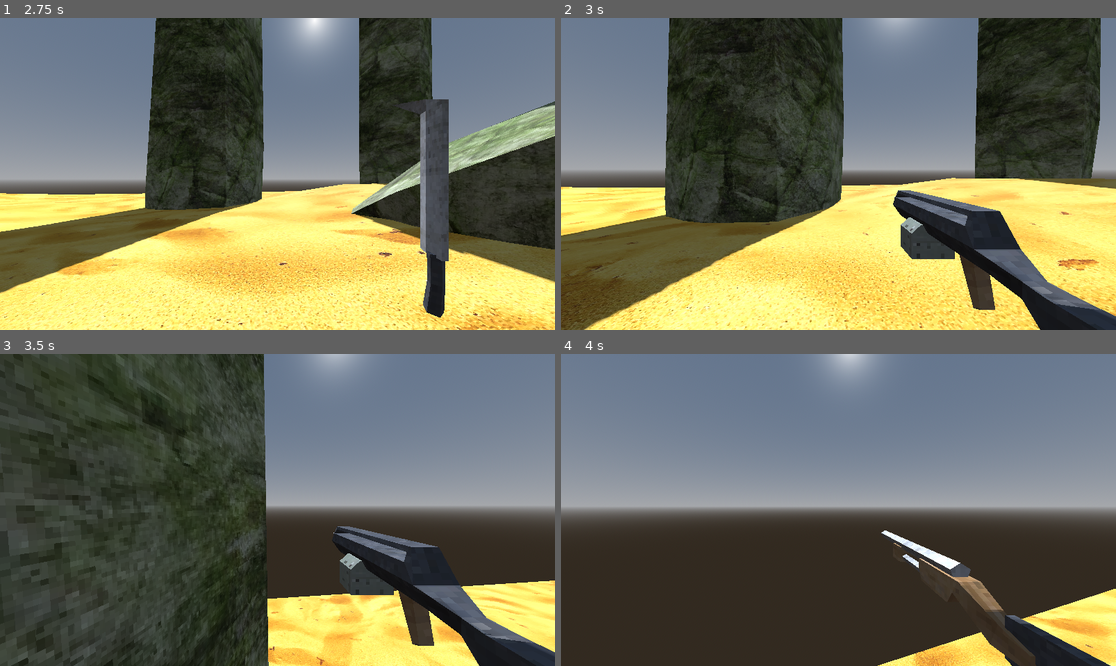
Above: before the commit, frames 1-4 (two rows, left to right).
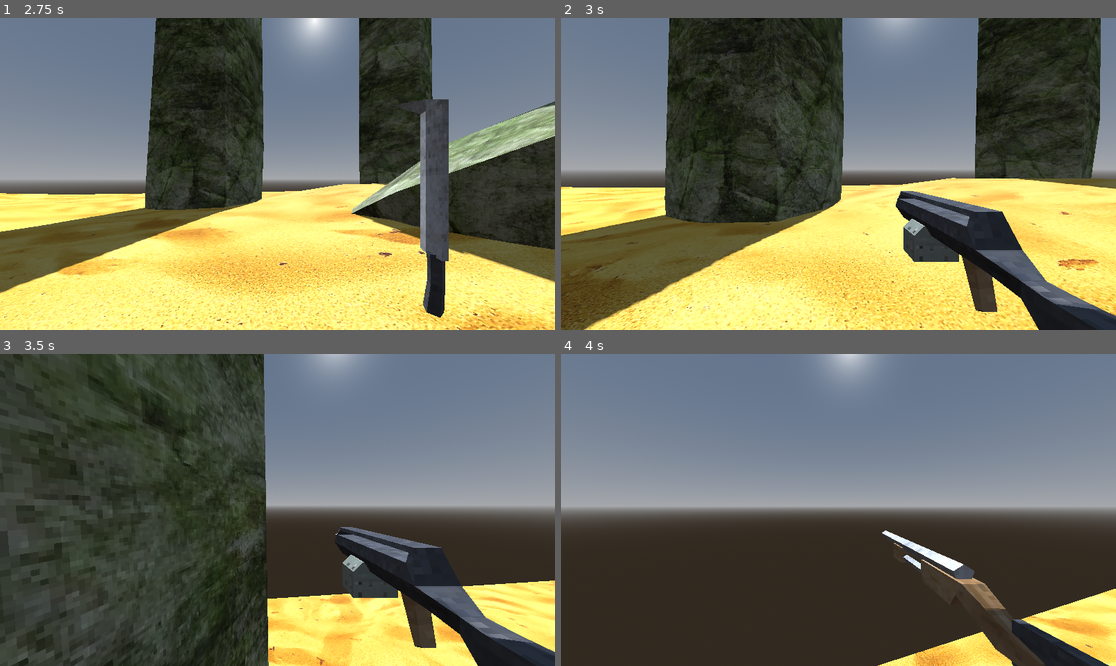
Above: after the commit, the same moments.

Repository: DavidWalshCode/Eldritch-Echoes
Game: Godot game, scene res://levels/level1.tscn
The game is run twice, just before and just after one commit, with the same random seed, the same clock (stepped at 60 frames per second) and the same inputs.
Inputs (mouse positions are in pixels of both pictures, inside the frame that each line leads up to):
- Up to frame 1 (2.75 s): tap Enter at 0.5 s; move the mouse to (305, 174) at 0.52 s; press the mouse at (305, 174) at 0.53 s; hold W (move_forwards) from 0.53 s (still down); tap Space (jump) at 0.77, 1.52 s; move the mouse to (249, 174) at 1.27 s; release the mouse at (249, 174) at 1.28 s; click (249, 174) at 1.35 s; move the mouse to (288, 167) at 2.02 s; press the mouse at (288, 167) at 2.03 s; tap 1 at 2.1 s
- Up to frame 2 (3 s): keep holding W (move_forwards); move the mouse to (832, 180) at 2.77 s; release the mouse at (832, 180) at 2.78 s; tap 2 at 2.85 s
- Up to frame 3 (3.5 s): keep holding W (move_forwards); tap Space (jump) at 3.02 s; click (271, 516) at 3.05 s
- Up to frame 4 (4 s): keep holding W (move_forwards); move the mouse to (877, 513) at 3.52 s; press the mouse at (877, 513) at 3.53 s; tap 3 at 3.6 s; tap Space (jump) at 3.77 s

Frame 1 is identical in both runs. In frame 2, 0.5% of the frame differs, in the area x 59-100%, y 55-100%; in frame 3, 0.5%; in frame 4, 0.5%.

Commit message:
Updating bullet particles

Diff:
--- a/characters/player/player.tscn
+++ b/characters/player/player.tscn
@@ -16,6 +16,33 @@
 
 [sub_resource type="CapsuleMesh" id="CapsuleMesh_oe3gr"]
 
+[sub_resource type="Animation" id="Animation_8nud0"]
+length = 0.001
+tracks/0/type = "value"
+tracks/0/imported = false
+tracks/0/enabled = true
+tracks/0/path = NodePath(".:position")
+tracks/0/interp = 1
+tracks/0/loop_wrap = true
+tracks/0/keys = {
+"times": PackedFloat32Array(0),
+"transitions": PackedFloat32Array(1),
+"update": 0,
+"values": [Vector3(0, 0, 0)]
+}
+tracks/1/type = "value"
+tracks/1/imported = false
+tracks/1/enabled = true
+tracks/1/path = NodePath(".:quaternion")
+tracks/1/interp = 1
+tracks/1/loop_wrap = true
+tracks/1/keys = {
+"times": PackedFloat32Array(0),
+"transitions": PackedFloat32Array(1),
+"update": 0,
+"values": [Quaternion(0, 0, 0, 1)]
+}
+
 [sub_resource type="Animation" id="Animation_iw6rw"]
 resource_name = "attack"
 length = 0.5
@@ -45,7 +72,50 @@
 "values": [Quaternion(0, 0, 0, 1), Quaternion(0.231005, -0.189019, -0.180087, 0.937271), Quaternion(-0.737704, 0.0776184, -0.249268, 0.622603), Quaternion(0, 0, 0, 1)]
 }
 
-[sub_resource type="Animation" id="Animation_8nud0"]
+[sub_resource type="AnimationLibrary" id="AnimationLibrary_1xukp"]
+_data = {
+"RESET": SubResource("Animation_8nud0"),
+"attack": SubResource("Animation_iw6rw")
+}
+
+[sub_resource type="Animation" id="Animation_65xrk"]
+length = 0.001
+tracks/0/type = "value"
+tracks/0/imported = false
+tracks/0/enabled = true
+tracks/0/path = NodePath(".:position")
+tracks/0/interp = 1
+tracks/0/loop_wrap = true
+tracks/0/keys = {
+"times": PackedFloat32Array(0),
+"transitions": PackedFloat32Array(1),
+"update": 0,
+"values": [Vector3(0, 0, 0)]
+}
+
+[sub_resource type="Animation" id="Animation_f5b8e"]
+resource_name = "attack"
+length = 0.1
+tracks/0/type = "value"
+tracks/0/imported = false
+tracks/0/enabled = true
+tracks/0/path = NodePath(".:position")
+tracks/0/interp = 1
+tracks/0/loop_wrap = true
+tracks/0/keys = {
+"times": PackedFloat32Array(0, 0.1),
+"transitions": PackedFloat32Array(1, 1),
+"update": 0,
+"values": [Vector3(0, 0, 0.341138), Vector3(0, 0, 0)]
+}
+
+[sub_resource type="AnimationLibrary" id="AnimationLibrary_n8vdt"]
+_data = {
+"RESET": SubResource("Animation_65xrk"),
+"attack": SubResource("Animation_f5b8e")
+}
+
+[sub_resource type="Animation" id="Animation_06f1h"]
 length = 0.001
 tracks/0/type = "value"
 tracks/0/imported = false
@@ -70,49 +140,6 @@
 "transitions": PackedFloat32Array(1),
 "update": 0,
 "values": [Quaternion(0, 0, 0, 1)]
-}
-
-[sub_resource type="AnimationLibrary" id="AnimationLibrary_1xukp"]
-_data = {
-"RESET": SubResource("Animation_8nud0"),
-"attack": SubResource("Animation_iw6rw")
-}
-
-[sub_resource type="Animation" id="Animation_f5b8e"]
-resource_name = "attack"
-length = 0.1
-tracks/0/type = "value"
-tracks/0/imported = false
-tracks/0/enabled = true
-tracks/0/path = NodePath(".:position")
-tracks/0/interp = 1
-tracks/0/loop_wrap = true
-tracks/0/keys = {
-"times": PackedFloat32Array(0, 0.1),
-"transitions": PackedFloat32Array(1, 1),
-"update": 0,
-"values": [Vector3(0, 0, 0.341138), Vector3(0, 0, 0)]
-}
-
-[sub_resource type="Animation" id="Animation_65xrk"]
-length = 0.001
-tracks/0/type = "value"
-tracks/0/imported = false
-tracks/0/enabled = true
-tracks/0/path = NodePath(".:position")
-tracks/0/interp = 1
-tracks/0/loop_wrap = true
-tracks/0/keys = {
-"times": PackedFloat32Array(0),
-"transitions": PackedFloat32Array(1),
-"update": 0,
-"values": [Vector3(0, 0, 0)]
-}
-
-[sub_resource type="AnimationLibrary" id="AnimationLibrary_n8vdt"]
-_data = {
-"RESET": SubResource("Animation_65xrk"),
-"attack": SubResource("Animation_f5b8e")
 }
 
 [sub_resource type="Animation" id="Animation_2561s"]
@@ -144,39 +171,27 @@
 "values": [Quaternion(0, 0, 0, 1), Quaternion(0, 0, 0, 1), Quaternion(0.640894, 0, 0, 0.76763), Quaternion(0.640894, 0, 0, 0.76763), Quaternion(0.640894, 0, 0, 0.76763), Quaternion(0, 0, 0, 1)]
 }
 
-[sub_resource type="Animation" id="Animation_06f1h"]
-length = 0.001
-tracks/0/type = "value"
-tracks/0/imported = false
-tracks/0/enabled = true
-tracks/0/path = NodePath(".:position")
-tracks/0/interp = 1
-tracks/0/loop_wrap = true
-tracks/0/keys = {
-"times": PackedFloat32Array(0),
-"transitions": PackedFloat32Array(1),
-"update": 0,
-"values": [Vector3(0, 0, 0)]
-}
-tracks/1/type = "value"
-tracks/1/imported = false
-tracks/1/enabled = true
-tracks/1/path = NodePath(".:quaternion")
-tracks/1/interp = 1
-tracks/1/loop_wrap = true
-tracks/1/keys = {
-"times": PackedFloat32Array(0),
-"transitions": PackedFloat32Array(1),
-"update": 0,
-"values": [Quaternion(0, 0, 0, 1)]
-}
-
 [sub_resource type="AnimationLibrary" id="AnimationLibrary_y26wx"]
 _data = {
 "RESET": SubResource("Animation_06f1h"),
 "attack": SubResource("Animation_2561s")
 }
 
+[sub_resource type="Animation" id="Animation_i40ny"]
+length = 0.001
+tracks/0/type = "value"
+tracks/0/imported = false
+tracks/0/enabled = true
+tracks/0/path = NodePath(".:position")
+tracks/0/interp = 1
+tracks/0/loop_wrap = true
+tracks/0/keys = {
+"times": PackedFloat32Array(0),
+"transitions": PackedFloat32Array(1),
+"update": 0,
+"values": [Vector3(0, 0, 0)]
+}
+
 [sub_resource type="Animation" id="Animation_othcl"]
 resource_name = "attack"
 length = 0.3
@@ -191,21 +206,6 @@
 "transitions": PackedFloat32Array(1, 1, 1),
 "update": 0,
 "values": [Vector3(0, 0, 0), Vector3(0, 0, 0.507703), Vector3(0, 0, 0)]
-}
-
-[sub_resource type="Animation" id="Animation_i40ny"]
-length = 0.001
-tracks/0/type = "value"
-tracks/0/imported = false
-tracks/0/enabled = true
-tracks/0/path = NodePath(".:position")
-tracks/0/interp = 1
-tracks/0/loop_wrap = true
-tracks/0/keys = {
-"times": PackedFloat32Array(0),
-"transitions": PackedFloat32Array(1),
-"update": 0,
-"values": [Vector3(0, 0, 0)]
 }
 
 [sub_resource type="AnimationLibrary" id="AnimationLibrary_2c808"]
@@ -257,15 +257,18 @@
 }
 
 [node name="MachineGun" type="Node3D" parent="Camera3D/WeaponManager/Weapons"]
-transform = Transform3D(1, 0, 0, 0, 1, 0, 0, 0, 1, 0, 0, -0.140979)
-visible = false
+transform = Transform3D(1, 0, 0, 0, 1, 0, 0, 0, 1, 0, 0, -0.104714)
 script = ExtResource("4_qyhjh")
 automatic = true
 ammo = 50
 attack_rate = 0.1
 
+[node name="AttackEmitter" parent="Camera3D/WeaponManager/Weapons/MachineGun" instance=ExtResource("7_bs2up")]
+transform = Transform3D(1, 0, 0, 0, 1, 0, 0, 0, 1, 0, 0, 0)
+
+[node name="HitScanAttackEmitter" parent="Camera3D/WeaponManager/Weapons/MachineGun/AttackEmitter" instance=ExtResource("8_de1u1")]
+
 [node name="Graphics" type="Node3D" parent="Camera3D/WeaponManager/Weapons/MachineGun"]
-transform = Transform3D(1, 0, 0, 0, 1, 0, 0, 0, 1, 0, 0, 0)
 
 [node name="AnimationPlayer" type="AnimationPlayer" parent="Camera3D/WeaponManager/Weapons/MachineGun/Graphics"]
 autoplay = "RESET"
@@ -274,17 +277,13 @@
 }
 
 [node name="MachineGun" parent="Camera3D/WeaponManager/Weapons/MachineGun/Graphics" instance=ExtResource("3_te2x3")]
-transform = Transform3D(2.05908, 0, 0, 0, 1.69975, 0, 0, 0, 1.69975, 0.411056, -0.44855, 0.660143)
-
-[node name="AttackEmitter" parent="Camera3D/WeaponManager/Weapons/MachineGun" instance=ExtResource("7_bs2up")]
-
-[node name="HitScanAttackEmitter" parent="Camera3D/WeaponManager/Weapons/MachineGun/AttackEmitter" instance=ExtResource("8_de1u1")]
+transform = Transform3D(2.05908, 0, 0, 0, 1.69975, 0, 0, 0, 1.58144, 0.411056, -0.44855, 0.660143)
 
 [node name="Shotgun" type="Node3D" parent="Camera3D/WeaponManager/Weapons"]
+transform = Transform3D(1, 0, 0, 0, 1, 0, 0, 0, 1, 0, 0, 0.0563715)
 visible = false
 
 [node name="Graphics" type="Node3D" parent="Camera3D/WeaponManager/Weapons/Shotgun"]
-transform = Transform3D(1, 0, 0, 0, 1, 0, 0, 0, 1, 0, 0, 0)
 rotation_edit_mode = 1
 
 [node name="AnimationPlayer" type="AnimationPlayer" parent="Camera3D/WeaponManager/Weapons/Shotgun/Graphics"]
@@ -297,9 +296,9 @@
 transform = Transform3D(1.89929, 0, 0, 0, 1.89929, 0, 0, 0, 1.89929, 0.178635, -0.214415, 0.977303)
 
 [node name="RocketLauncher" type="Node3D" parent="Camera3D/WeaponManager/Weapons"]
+visible = false
 
 [node name="Graphics" type="Node3D" parent="Camera3D/WeaponManager/Weapons/RocketLauncher"]
-transform = Transform3D(1, 0, 0, 0, 1, 0, 0, 0, 1, 0, 0, 0)
 
 [node name="AnimationPlayer" type="AnimationPlayer" parent="Camera3D/WeaponManager/Weapons/RocketLauncher/Graphics"]
 libraries = {
--- a/effects/bullet_hit_effect.tscn
+++ b/effects/bullet_hit_effect.tscn
@@ -7,7 +7,7 @@
 alpha_scissor_threshold = 0.5
 alpha_antialiasing_mode = 0
 shading_mode = 0
-albedo_color = Color(1, 1, 0.478431, 1)
+albedo_color = Color(1, 0.992157, 0.282353, 1)
 albedo_texture = ExtResource("1_pl70d")
 texture_filter = 2
 billboard_mode = 3
@@ -18,7 +18,7 @@
 
 [sub_resource type="ParticleProcessMaterial" id="ParticleProcessMaterial_o1wb5"]
 spread = 180.0
-initial_velocity_min = 3.0
+initial_velocity_min = 2.0
 initial_velocity_max = 5.0
 scale_min = 0.03
 scale_max = 0.03
@@ -30,7 +30,7 @@
 vertex_color_use_as_albedo = true
 
 [sub_resource type="Gradient" id="Gradient_2l36i"]
-offsets = PackedFloat32Array(0.601626, 0.99187)
+offsets = PackedFloat32Array(0.512195, 0.99187)
 colors = PackedColorArray(1, 1, 1, 1, 1, 1, 1, 0)
 
 [sub_resource type="GradientTexture1D" id="GradientTexture1D_8irno"]
@@ -38,15 +38,15 @@
 
 [sub_resource type="ParticleProcessMaterial" id="ParticleProcessMaterial_nmjpn"]
 emission_shape = 1
-emission_sphere_radius = 0.3
+emission_sphere_radius = 0.35
 particle_flag_rotate_y = true
-gravity = Vector3(0, 0.1, 0)
-angular_velocity_min = -10.0
-angular_velocity_max = 10.0
+gravity = Vector3(0, 0.3, 0)
+angular_velocity_min = -15.0
+angular_velocity_max = 15.0
 angle_max = 720.0
-scale_min = 0.4
-scale_max = 0.5
-color = Color(0.501961, 0.501961, 0.501961, 0.772549)
+scale_min = 0.2
+scale_max = 0.4
+color = Color(0.407843, 0.407843, 0.407843, 0.698039)
 color_ramp = SubResource("GradientTexture1D_8irno")
 
 [sub_resource type="SphereMesh" id="SphereMesh_acq7n"]
@@ -60,6 +60,7 @@
 [node name="SparkParticles" type="GPUParticles3D" parent="."]
 material_override = SubResource("StandardMaterial3D_1g7jl")
 emitting = false
+amount = 25
 lifetime = 0.5
 one_shot = true
 explosiveness = 1.0
@@ -83,7 +84,7 @@
 transform = Transform3D(1, 0, 0, 0, 0, -1, 0, 1, 0, 0, 0, 0)
 size = Vector3(0.1, 0.1, 0.1)
 texture_albedo = ExtResource("1_pl70d")
-modulate = Color(0.0196078, 0.0196078, 0.0196078, 1)
+modulate = Color(0.0117647, 0.0117647, 0.0117647, 1)
 distance_fade_enabled = true
 
 [connection signal="tree_entered" from="." to="SparkParticles" method="restart"]
